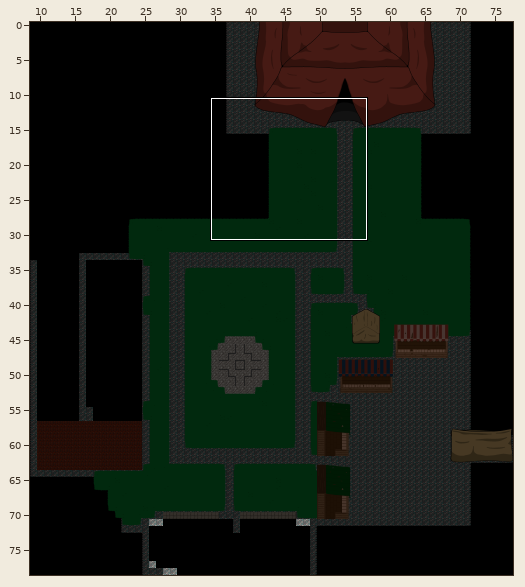
Tiled map, stored at Output/Assets/Maps/map1.tmx. Above, an overview of the earlier version with the close-up marked.
Close-up. Old version:
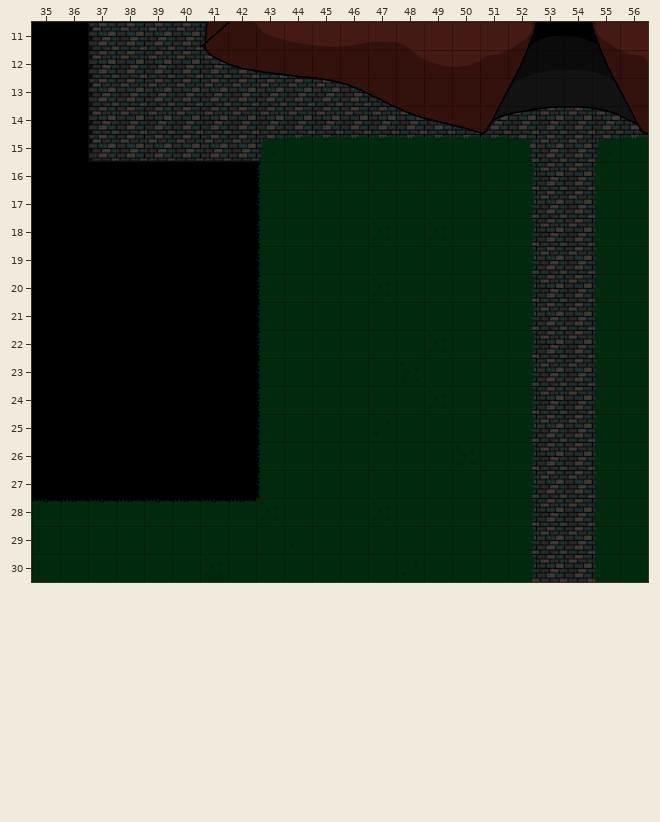
Cells are 64x64 px. Shown: x 35..56, y 11..30. The commit also changed other parts of the map, which this record leaves out.
After:
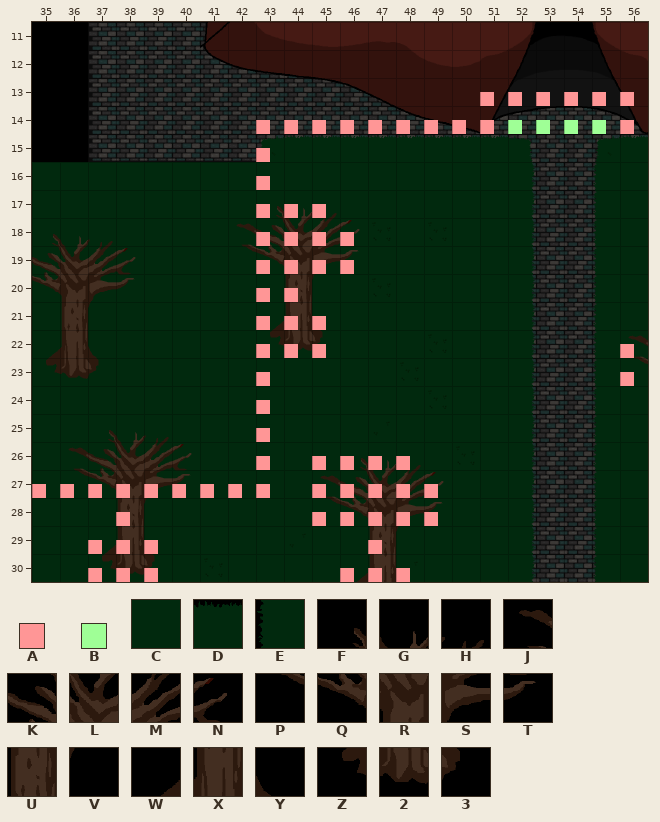
Key: from "MapMetaData": A 0, B 1; from "Spritesheet Grass Darker": C 2, D 12, E 13; from "tree": F 1, G 2, H 3, J 5, K 6, L 7, M 8, N 9, P 10, Q 11, R 12, S 13, T 14, U 17, V 18, W 21, X 22, Y 23, Z 26, 2 27, 3 28.
_ is an empty cell, . an unchanged one.
Tiles of an added or newly shown layer are drawn over the layers below it.
From old to new:
--- layer "Fondo"
@@ x 35..43 @@
-16 ________E
-17 ________E
-18 ________E
-19 ________E
-20 ________E
-21 ________E
-22 ________E
-23 ________E
-24 ________E
-25 ________E
-26 ________E
-27 ________E
-28 DDDDDDDD.
+16 CCCCCCCCC
+17 CCCCCCCCC
+18 CCCCCCCCC
+19 CCCCCCCCC
+20 CCCCCCCCC
+21 CCCCCCCCC
+22 CCCCCCCCC
+23 CCCCCCCCC
+24 CCCCCCCCC
+25 CCCCCCCCC
+26 CCCCCCCCC
+27 CCCCCCCCC
+28 CCCCCCCC.
--- layer "Casas"
@@ x 35..56 @@
-17 ........___...........
-18 ___...._____..........
-19 ____..._____..........
-20 ____....._............
-21 .__.....___...........
-22 ___.....___.........._
-23 ___.................._
+17 ........FGH...........
+18 FGH....JKLMN..........
+19 KLMN...PQRST..........
+20 QRST.....U............
+21 .UV.....WXY...........
+22 WXY.....Z23..........J
+23 Z23..................P
@@ x 36..49 @@
-25 .___..........
-26 _____.....___.
-27 _____...._____
-28 ..__....._____
-29 .___......._..
-30 .___......___.
+25 .FGH..........
+26 JKLMN.....FGH.
+27 PQRST....JKLMN
+28 ..UV.....PQRST
+29 .WXY.......U..
+30 .Z23......WXY.
--- layer "Collider" (now shown)
@@ x 35..56 @@
-13 ................______
-14 ........______________
-15 ........_.............
-16 ........_.............
-17 ........___...........
-18 ........____..........
-19 ........____..........
-20 ........__............
-21 ........___...........
-22 ........___.........._
-23 ........_............_
-24 ........_.............
-25 ........_.............
-26 ........_.____........
-27 _________._____.......
-28 ..._......_____.......
-29 ..___......._.........
-30 ..___......___........
+13 ................AAAAAA
+14 ........AAAAAAAAABBBBA
+15 ........A.............
+16 ........A.............
+17 ........AAA...........
+18 ........AAAA..........
+19 ........AAAA..........
+20 ........AA............
+21 ........AAA...........
+22 ........AAA..........A
+23 ........A............A
+24 ........A.............
+25 ........A.............
+26 ........A.AAAA........
+27 AAAAAAAAA.AAAAA.......
+28 ...A......AAAAA.......
+29 ..AAA.......A.........
+30 ..AAA......AAA........
Pixel boxes of the changes (left, top, right, bottom) in both close-ups:
changed: (32, 92, 648, 582)
